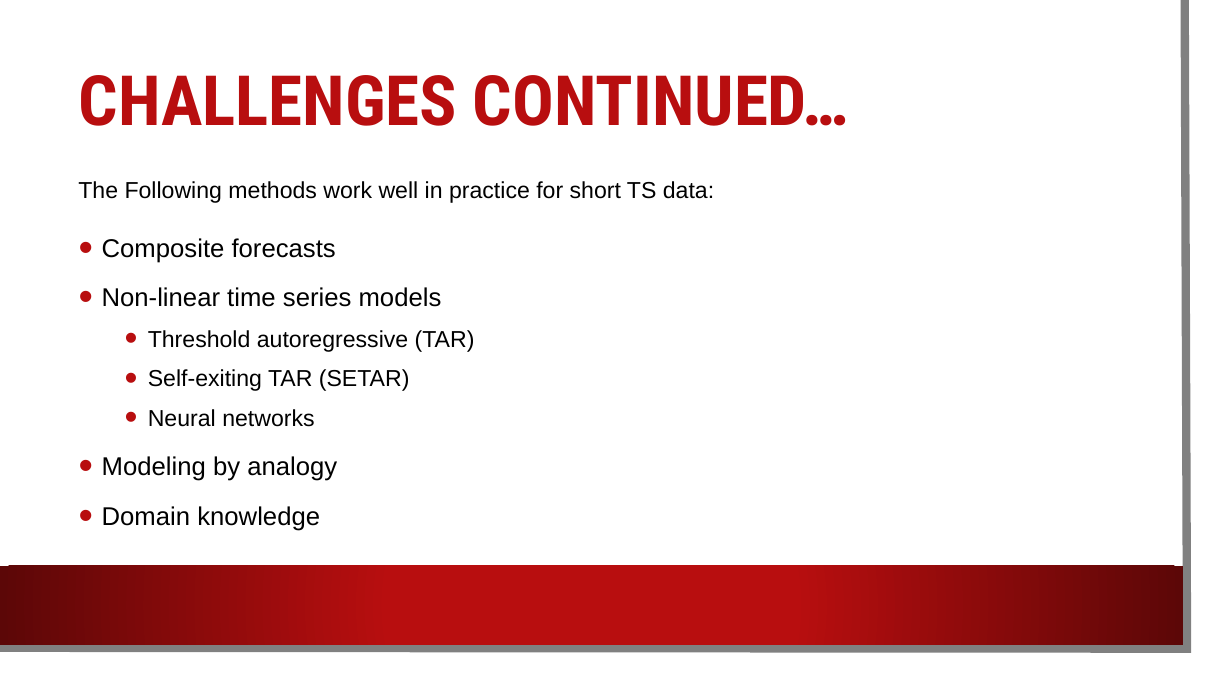
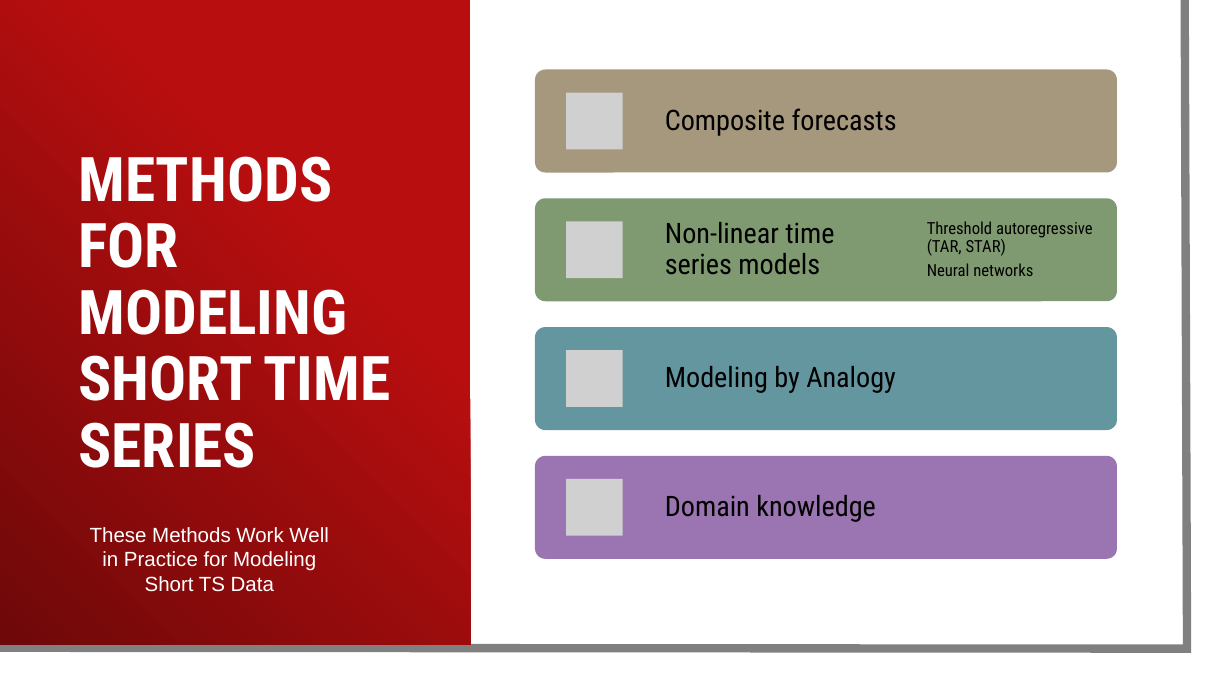
Before and after one commit to realdanielbyrne/NfL-Time-Series-Modeling, a slide deck: slide 8 of dbyrne_predicting_nfl_scores.pptx (slide 7 before the commit). Drawn at 1232x693 pixels with LibreOffice and Linux fonts; fonts in the diff are those of the drawing; grey boxes stand for pictures; background and template pictures are left out. Boxes give left, top, right and bottom in pixels: in the first picture for what was removed or moved away, otherwise in the second. Text is boxed around its words. In the diff, an @@ line names an element or a change of style, - is before the commit and + after.

```diff
--- a/dbyrne_predicting_nfl_scores.pptx
+++ b/dbyrne_predicting_nfl_scores.pptx
@@ rectangle removed at (x1=0, y1=0, x2=1211, y2=672) @@
@@ freeform shape removed at (x1=0, y1=0, x2=1188, y2=649) @@
@@ rectangle added at (x1=0, y1=0, x2=1211, y2=672), fill #FFFFFF @@
@@ freeform shape added at (x1=0, y1=0, x2=1188, y2=649), outline #808080 6.5 pt @@
@@ rectangle added at (x1=0, y1=0, x2=470, y2=645), fill gradient #B80E0F to #6E0809 @@
@@ title removed at (x1=79, y1=75, x2=849, y2=126) @@
-CHALLENGES CONTINUED…
@@ title added at (x1=79, y1=156, x2=390, y2=468), 48 pt, text #FFFFFF, bold @@
+METHODS FOR MODELING SHORT TIME SERIES
@@ text removed at (x1=102, y1=238, x2=475, y2=531) @@
-• Composite forecasts
-• Non-linear time series models
-  • Threshold autoregressive (TAR)
-  • Self-exiting TAR (SETAR)
-  • Neural networks
-• Modeling by analogy
-• Domain knowledge
@@ group added at (x1=535, y1=69, x2=1117, y2=559): 5 texts, 4 rounded rectangles, 4 pictures @@
+Composite forecasts
+Non-linear time series models
+Threshold autoregressive (TAR, STAR)
+Neural networks
+Modeling by Analogy
+Domain knowledge
@@ text at (x1=90, y1=527, x2=328, y2=592): text changed; size 18 to 16 pt; text colour #000000 to #FFFFFF @@
-The Following methods work well in practice for short TS data:
+These Methods Work Well in Practice for Modeling Short TS Data
```
Also in this commit, not shown: 12 other slides changed, 1 slide added, 4 other files.
